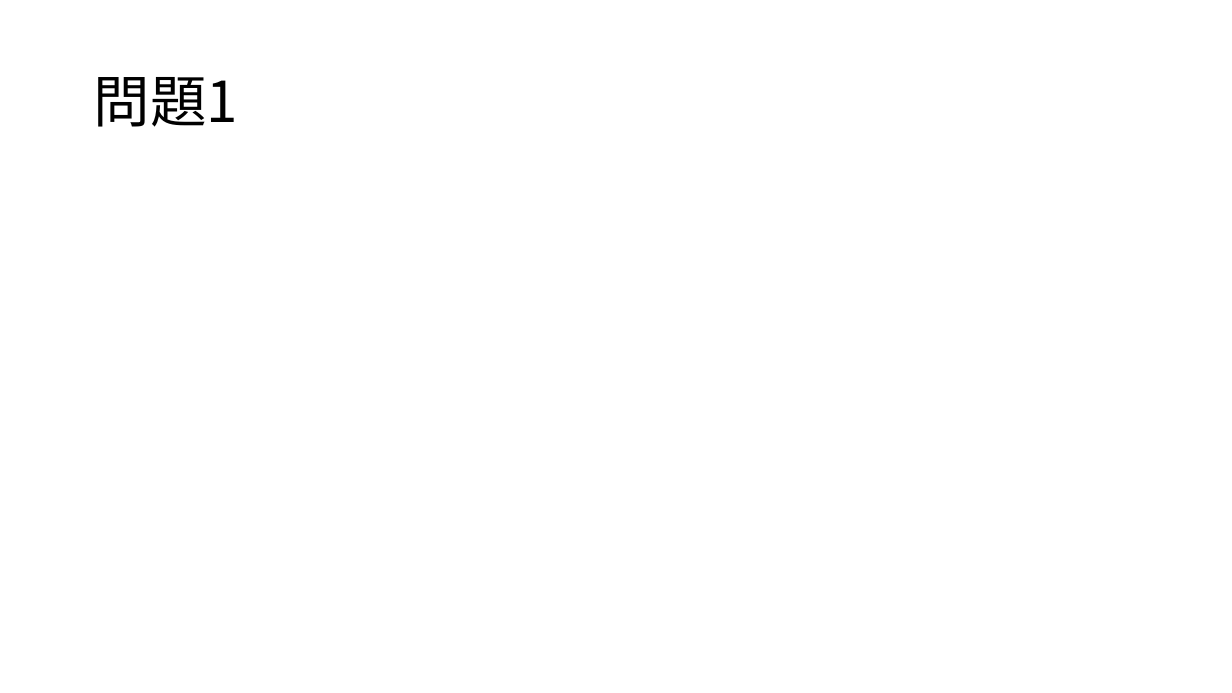
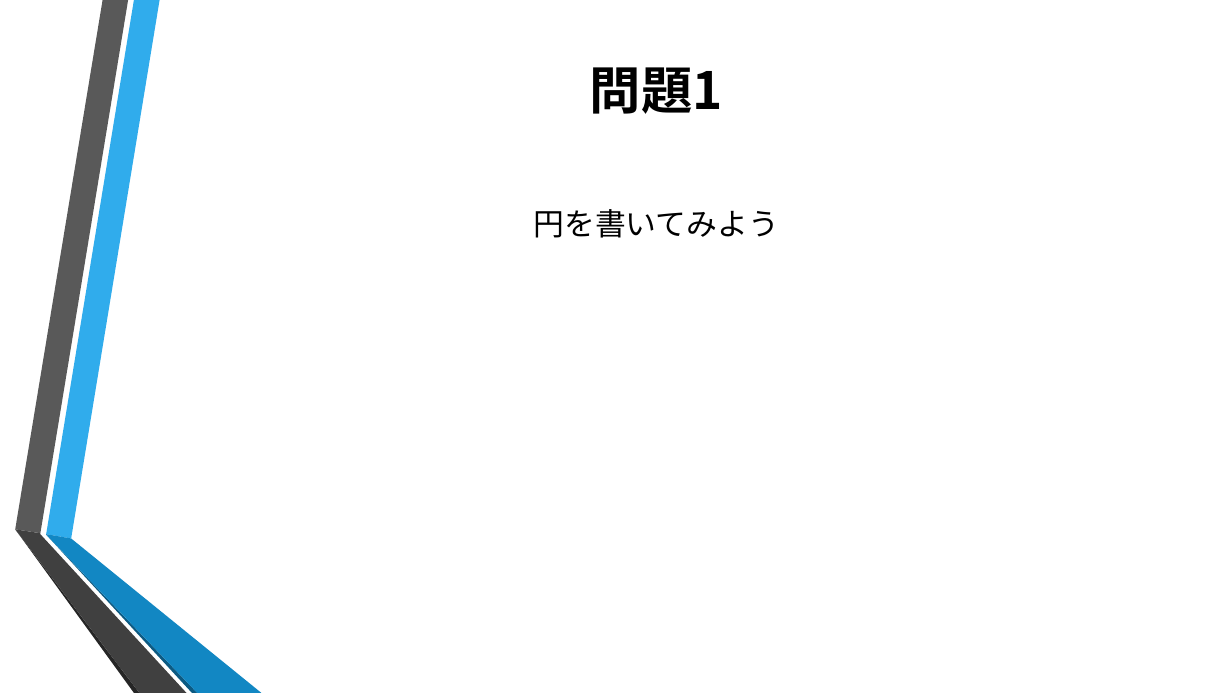
Before and after one commit to ColorSchemeSystem/1DaySummerIntern, a slide deck: slide 11 of 1day.pptx (slide 9 before the commit). Drawn at 1232x693 pixels with LibreOffice and Linux fonts; fonts in the diff are those of the drawing; background and template pictures are left out. Boxes give left, top, right and bottom in pixels: in the first picture for what was removed or moved away, otherwise in the second. Text is boxed around its words. In the diff, an @@ line names an element or a change of style, - is before the commit and + after.

```diff
--- a/1day.pptx
+++ b/1day.pptx
@@ title "問題1": place and size @@
-title "問題1" at (94,77,238,127)
+title "問題1" at (590,67,723,114)
@@ title "問題1" at (590,67,723,114): size 44 to 40 pt, bold on; alignment left to centre; line spacing 0.9 to 1 @@
@@ text added at (533,209,779,238), 24 pt, text #000000 @@
+円を書いてみよう
@@ group added at (15,0,262,693): 6 freeform shapes @@
```
Also in this commit, not shown: 9 other slides changed, 10 slides added, 3 slides removed.
